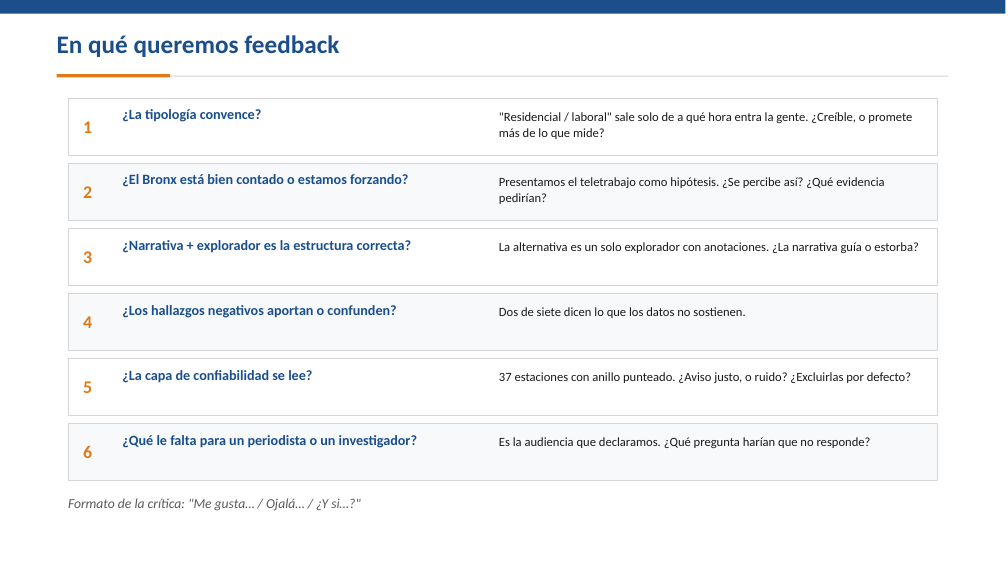
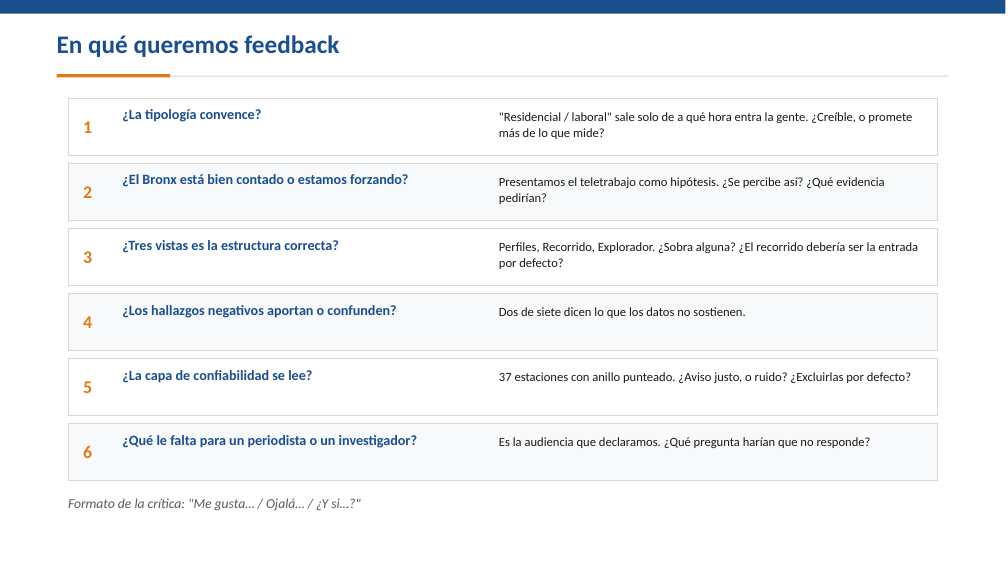
Before and after one commit to stewartmb/data-visualization-2026-2, a slide deck: slide 8 of deliveries/week10/PresentationWeek10.pptx. Drawn at 1008x567 pixels with LibreOffice and Linux fonts; fonts in the diff are those of the drawing. Boxes give left, top, right and bottom in pixels: in the first picture for what was removed or moved away, otherwise in the second. Text is boxed around its words. In the diff, an @@ line names an element or a change of style, - is before the commit and + after.

Commit message:
Rebuild the app as a full-screen application with three views
Perfiles (findings strip, 24 h profile with selector, 168 h grid), Recorrido
(the seven chapters as buttons with Play) and Explorador share one selection.
Week 10 report, README, script, deck and captures updated to match.

```diff
--- a/deliveries/week10/PresentationWeek10.pptx
+++ b/deliveries/week10/PresentationWeek10.pptx
@@ text at (122, 240, 339, 253): text changed @@
-¿Narrativa + explorador es la estructura correcta?
+¿Tres vistas es la estructura correcta?
@@ text at (499, 242, 918, 269): text changed @@
-La alternativa es un solo explorador con anotaciones. ¿La narrativa guía o estorba?
+Perfiles, Recorrido, Explorador. ¿Sobra alguna? ¿El recorrido debería ser la entrada por defecto?
```
Also in this commit, not shown: 1 other slide changed, 36 other files.
